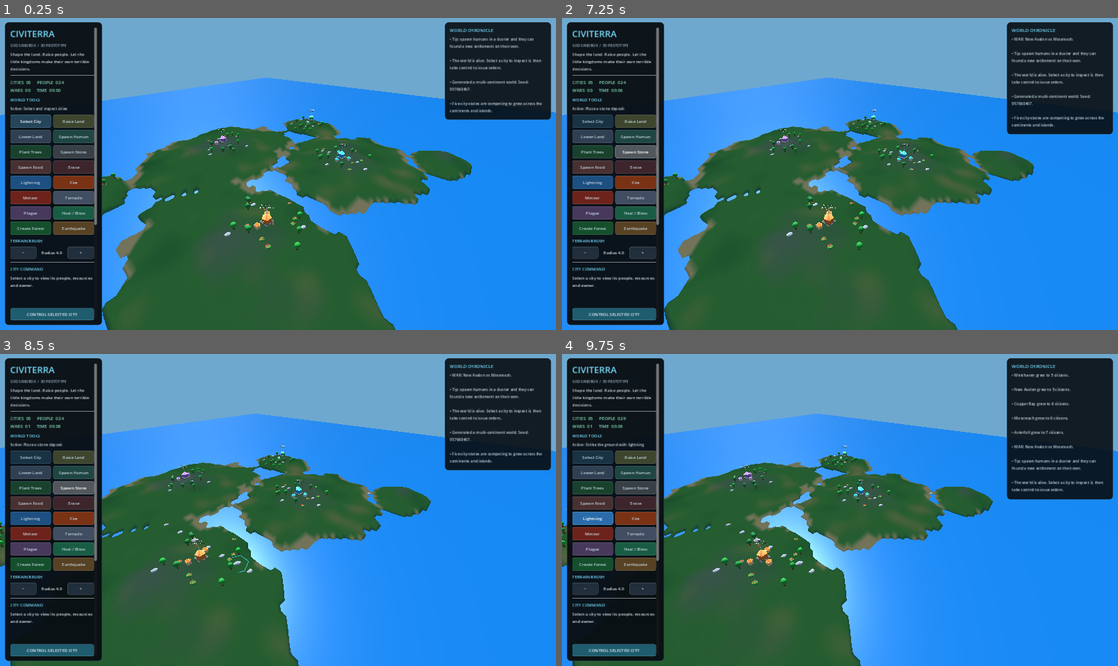
Above: before the commit, frames 1-4 (two rows, left to right).
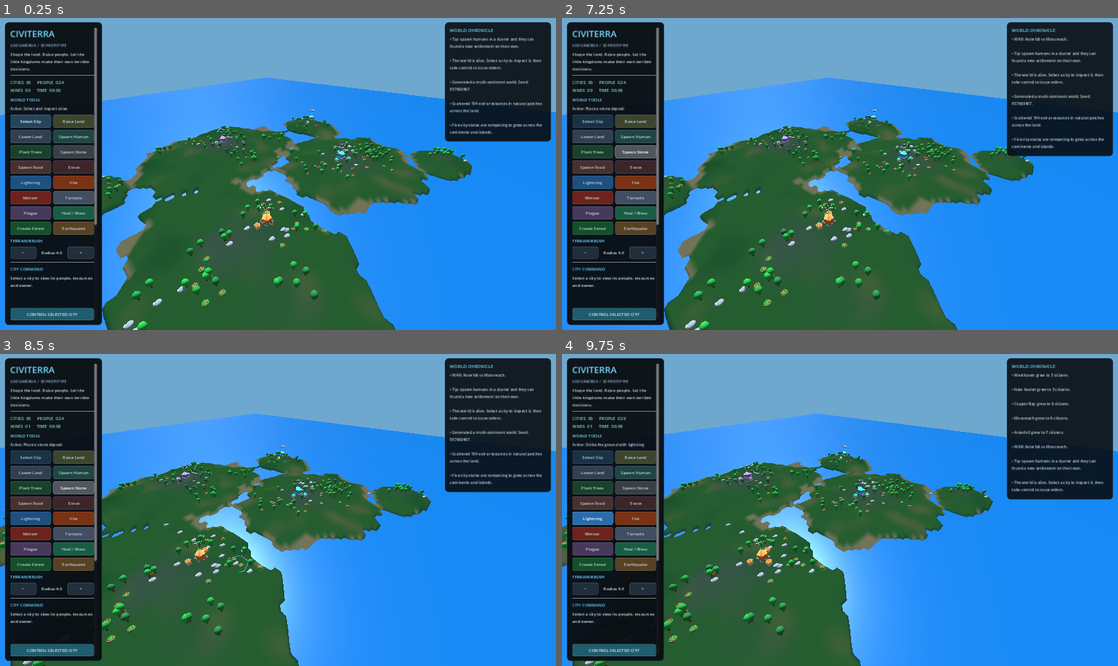
Above: after the commit, the same moments.

Repository: yoimdoingstuff/citysandbox
Game: Godot game, scene res://main.tscn
Same seed, same stepped clock (60 frames per second), same inputs: the game is played once before the commit and once after it.
Inputs (mouse positions are in pixels of both pictures, inside the frame that each line leads up to):
- Up to frame 1 (0.25 s): no input
- Up to frame 2 (7.25 s): click "Launch Missile" at 0.5 s; click "Launch Missile" at 1.25 s; click "Select City" at 2 s; click "Raise Land" at 2.75 s; click "Lower Land" at 3.5 s; click "Spawn Human" at 4.25 s; click "Select City" at 5 s; click "Plant Trees" at 5.75 s; click "Spawn Stone" at 6.5 s
- Up to frame 3 (8.5 s): move the mouse to (400, 494) at 7.27 s; hold D 7.28-8 s; click (400, 494) at 7.42 s; drag from (166, 525) to (250, 572) at 8.02 s
- Up to frame 4 (9.75 s): click "Spawn Food" at 8.75 s; click "Lightning" at 9.5 s

The runs differ from the first frame. In frame 1, 3.4% of the frame differs, in the area x 18-100%, y 26-100%; in frame 2, 3.4%; in frame 3, 3.3%; in frame 4, 1.8%.

Commit message:
Populate generated continents with natural resource patches

Diff:
--- a/main.gd
+++ b/main.gd
@@ -80,9 +80,11 @@
 func _ready() -> void:
 	randomize()
 	world_seed = randi() & 0x7FFFFFFF
+	seed(world_seed)
 	_build_world()
 	_build_ui()
 	_seed_civilizations()
+	_scatter_world_resources()
 	_set_tool("select")
 	_log("Generated a multi-continent world. Seed: %d." % world_seed)
 	_log("The world is alive. Select a city to inspect it, then take control to issue orders.")
@@ -667,6 +669,48 @@
 		army["pos"] = p
 		if is_instance_valid(army["node"]):
 			army["node"].position = p
+
+
+func _scatter_world_resources() -> void:
+	# Spread resource clusters over land that isn't already claimed by the
+	# starter towns. Forest patches, food clearings, and stone deposits make
+	# the continents feel inhabited beyond the initial city centres.
+	var resources_before: int = resources.size()
+	for patch_index in range(30):
+		var patch_center := Vector3.ZERO
+		var found_land: bool = false
+		for attempt in range(24):
+			var x: float = randf_range(-TERRAIN_SIZE * 0.47, TERRAIN_SIZE * 0.47)
+			var z: float = randf_range(-TERRAIN_SIZE * 0.47, TERRAIN_SIZE * 0.47)
+			if _height_at(x, z) > WATER_LEVEL + 0.65:
+				patch_center = _surface_position(x, z)
+				found_land = true
+				break
+		if not found_land:
+			continue
+
+		var patch_roll: float = randf()
+		for item_index in range(randi_range(5, 9)):
+			var angle: float = randf() * TAU
+			var radius: float = randf_range(1.5, 8.0)
+			var p: Vector3 = _surface_position(
+				patch_center.x + cos(angle) * radius,
+				patch_center.z + sin(angle) * radius
+			)
+			if _height_at(p.x, p.z) <= WATER_LEVEL + 0.25:
+				continue
+
+			var kind: String
+			var resource_roll: float = randf()
+			if patch_roll < 0.50:
+				kind = "tree" if resource_roll < 0.84 else "food"
+			elif patch_roll < 0.76:
+				kind = "food" if resource_roll < 0.62 else "tree"
+			else:
+				kind = "stone" if resource_roll < 0.70 else "tree"
+			_spawn_resource(p, kind, randi_range(5, 10))
+
+	_log("Scattered %d extra resources in natural patches across the land." % (resources.size() - resources_before))
 
 
 func _seed_civilizations() -> void:
